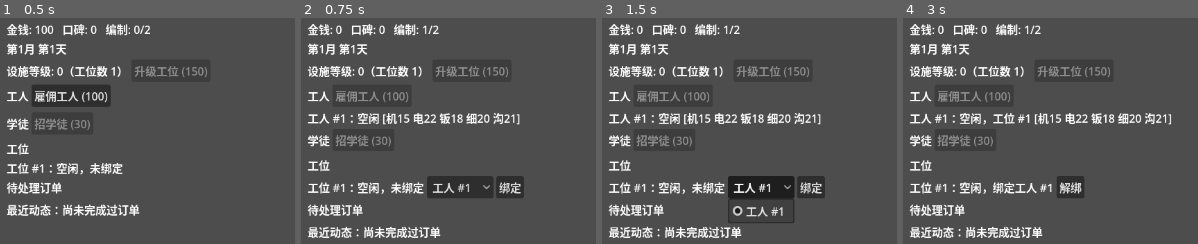
Above: before the commit, frames 1-4 (left to right).
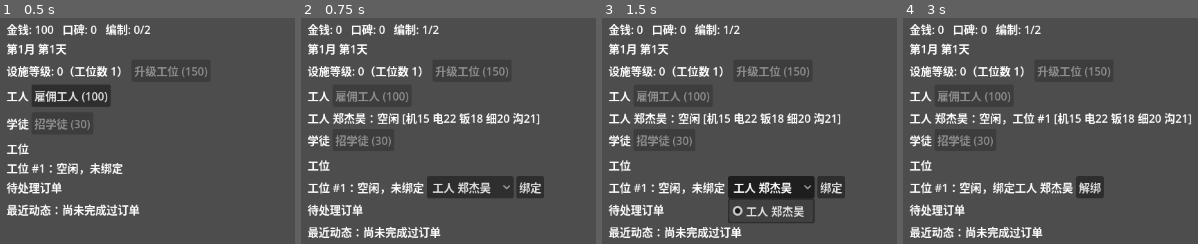
Above: after the commit, the same moments.

Repository: XinLiucc/cocos-game-project
Game: Godot game, scene res://scenes/Main.tscn
Two runs of this game, one before a commit and one after it. Both use one fixed random seed, a clock stepped at 60 frames per second and the inputs below.
Inputs (mouse positions are in pixels of both pictures, inside the frame that each line leads up to):
- Up to frame 1 (0.5 s): no input
- Up to frame 2 (0.75 s): click "雇佣工人 (100)" at 0.5 s
- Up to frame 3 (1.5 s): click (761, 187) at 1.25 s, where only the run before the commit has a clickable "工人 #1"
- Up to frame 4 (3 s): click (1071, 187) at 2 s, where only the run after the commit has a clickable "工人 郑杰昊"; click "绑定" at 2.75 s

Frame 1 is identical in both runs. In frame 2, 3.7% of the frame differs, in the area x 10-83%, y 42-80%; in frame 3, 4.3%; in frame 4, 4.3%, in the area x 10-98%, y 42-80%.

Commit message:
Add random Chinese employee names, replace #id display in UI
Employees get a random surname+given-name at hire time (deduped
against current staff), stored as a name field. All worker/apprentice
UI text in Main.gd (list rows, mentor/station dropdowns, status lines,
exam and job-completion messages) now shows the name instead of #id.
Station numbers are unaffected.

Diff:
--- a/car_repair_shop/scripts/GameState.gd
+++ b/car_repair_shop/scripts/GameState.gd
@@ -49,6 +49,20 @@
 const WORKER_ATTR_MIN := 15
 const WORKER_ATTR_MAX := 25
 const APPRENTICE_ATTR_BASE := 5
+
+# 员工命名：入职时随机分配姓氏+双字名，不可修改，UI 里用名字完全替代 #编号显示
+const _SURNAMES := [
+	"王", "李", "张", "刘", "陈", "杨", "赵", "黄", "周", "吴",
+	"徐", "孙", "马", "朱", "胡", "郭", "何", "高", "林", "罗",
+	"郑", "梁", "谢", "宋", "唐", "许", "韩", "冯", "邓", "曹",
+]
+const _GIVEN_NAME_CHARS := [
+	"伟", "芳", "娜", "敏", "静", "丽", "强", "磊", "军", "洋",
+	"勇", "艳", "杰", "娟", "涛", "明", "超", "霞", "平", "刚",
+	"兰", "秀", "英", "华", "玉", "梅", "燕", "婷", "慧", "萍",
+	"洁", "欣", "悦", "宇", "浩", "辰", "阳", "宁", "昊", "睿",
+	"轩", "泽", "宸", "航", "博", "晨", "曦", "瑞", "嘉", "雨",
+]
 
 # 训练：学徒花钱选一门课，精准培养对应属性。属性总和越接近软上限，单次涨幅越小
 # （留个尾部不会完全练不动），具体课程数值见 resources/courses/*.tres
@@ -164,6 +178,23 @@
 	return attrs
 
 
+func _random_employee_name() -> String:
+	var existing_names: Array = employees.map(func(e: Dictionary) -> String: return e.get("name", ""))
+	var candidate := ""
+	var attempts := 0
+	while attempts < 50:
+		var surname: String = _SURNAMES[randi() % _SURNAMES.size()]
+		var given := "%s%s" % [
+			_GIVEN_NAME_CHARS[randi() % _GIVEN_NAME_CHARS.size()],
+			_GIVEN_NAME_CHARS[randi() % _GIVEN_NAME_CHARS.size()],
+		]
+		candidate = surname + given
+		if not existing_names.has(candidate):
+			break
+		attempts += 1
+	return candidate
+
+
 func _base_apprentice_attributes() -> Dictionary:
 	var attrs := {}
 	for key in ATTRIBUTE_KEYS:
@@ -245,6 +276,7 @@
 	employees.append({
 		"id": _next_employee_id, "kind": "worker", "busy": false, "level": 0,
 		"attributes": _random_worker_attributes(), "mentor_apprentice_id": -1,
+		"name": _random_employee_name(),
 	})
 	_next_employee_id += 1
 	money_changed.emit(money)
@@ -365,6 +397,7 @@
 	employees.append({
 		"id": _next_employee_id, "kind": "apprentice", "busy": false, "level": 0,
 		"attributes": _base_apprentice_attributes(), "pending_points": 0, "qualified": false,
+		"name": _random_employee_name(),
 	})
 	_next_employee_id += 1
 	money_changed.emit(money)
--- a/car_repair_shop/scripts/Main.gd
+++ b/car_repair_shop/scripts/Main.gd
@@ -188,8 +188,9 @@
 		var points: int = game_state.mentor_points_earned(master["attributes"]["precision"])
 		game_state.add_attribute_points(apprentice_id, points)
 		game_state.set_employee_busy(apprentice_id, false)
-		last_result_text = "带教完成：%s，收入 %d，口碑 +%d，学徒 #%d 获得 %d 点属性点" % [
-			order.car_name, actual_payout, order.reputation_gain, apprentice_id, points,
+		var apprentice: Dictionary = game_state.get_employee(apprentice_id)
+		last_result_text = "带教完成：%s，收入 %d，口碑 +%d，学徒 %s 获得 %d 点属性点" % [
+			order.car_name, actual_payout, order.reputation_gain, apprentice["name"], points,
 		]
 	else:
 		last_result_text = "完成：%s，收入 %d，口碑 +%d" % [order.car_name, actual_payout, order.reputation_gain]
@@ -253,11 +254,11 @@
 	var result: Dictionary = game_state.take_exam(employee_id)
 	if result.is_empty():
 		return
+	var e: Dictionary = game_state.get_employee(employee_id)
 	if result["passed"]:
-		var e: Dictionary = game_state.get_employee(employee_id)
-		last_result_text = "考试：学徒 #%d 通过（概率%.0f%%），晋升至 Lv%d" % [employee_id, result["rate"], e["level"]]
+		last_result_text = "考试：学徒 %s 通过（概率%.0f%%），晋升至 Lv%d" % [e["name"], result["rate"], e["level"]]
 	else:
-		last_result_text = "考试：学徒 #%d 未通过（概率%.0f%%），报名费 %d 打水漂" % [employee_id, result["rate"], game_state.EXAM_COST]
+		last_result_text = "考试：学徒 %s 未通过（概率%.0f%%），报名费 %d 打水漂" % [e["name"], result["rate"], game_state.EXAM_COST]
 	_ui_dirty = true
 
 
@@ -297,7 +298,7 @@
 
 func _station_status_text(station: Dictionary) -> String:
 	var worker_id: int = station["worker_id"]
-	var bound_text := "，绑定工人 #%d" % worker_id if worker_id != -1 else "，未绑定"
+	var bound_text := "，绑定工人 %s" % game_state.get_employee(worker_id)["name"] if worker_id != -1 else "，未绑定"
 	var job := _find_job_by_station(station["id"])
 	var status_text := "空闲"
 	if not job.is_empty():
@@ -353,7 +354,7 @@
 	elif not available_ids.is_empty():
 		var apprentice_option := OptionButton.new()
 		for a_id in available_ids:
-			apprentice_option.add_item("学徒 #%d" % a_id)
+			apprentice_option.add_item("学徒 %s" % game_state.get_employee(a_id)["name"])
 			apprentice_option.set_item_metadata(apprentice_option.item_count - 1, a_id)
 		action_container.add_child(apprentice_option)
 
@@ -390,19 +391,19 @@
 				var order: Resource = job["order"]
 				var apprentice_id: int = job.get("apprentice_id", -1)
 				if apprentice_id != -1:
-					status_text = "带教中（%s，学徒#%d）" % [order.car_name, apprentice_id]
+					status_text = "带教中（%s，学徒%s）" % [order.car_name, game_state.get_employee(apprentice_id)["name"]]
 				else:
 					status_text = "工作中（%s）" % order.car_name
 			else:
 				status_text = "工作中"
 
 		var mentor_id: int = w.get("mentor_apprentice_id", -1)
-		var mentor_text := "，带教学徒 #%d" % mentor_id if mentor_id != -1 else ""
+		var mentor_text := "，带教学徒 %s" % game_state.get_employee(mentor_id)["name"] if mentor_id != -1 else ""
 
 		var station_id: int = game_state.station_of_worker(w["id"])
 		var station_text := "，工位 #%d" % station_id if station_id != -1 else ""
 
-		var new_text := "工人 #%d：%s%s%s [%s]" % [w["id"], status_text, station_text, mentor_text, _format_attributes(w["attributes"])]
+		var new_text := "工人 %s：%s%s%s [%s]" % [w["name"], status_text, station_text, mentor_text, _format_attributes(w["attributes"])]
 		var label: Label = entry["label"]
 		if label.text != new_text:
 			label.text = new_text
@@ -483,7 +484,7 @@
 				status_text = "工作中（%s）" % order.car_name
 			elif not mentor_job.is_empty():
 				var order: Resource = mentor_job["order"]
-				status_text = "带教中（%s，师傅#%d）" % [order.car_name, mentor_job["employee_id"]]
+				status_text = "带教中（%s，师傅%s）" % [order.car_name, game_state.get_employee(mentor_job["employee_id"])["name"]]
 			else:
 				status_text = "忙碌中"
 
@@ -492,12 +493,12 @@
 		var qualified_tag := "[已转正] " if qualified else ""
 		var pending_points: int = a.get("pending_points", 0)
 		var mentor_worker_id: int = game_state.mentor_of(a["id"])
-		var mentor_text := "，带教师傅 #%d" % mentor_worker_id if mentor_worker_id != -1 else ""
+		var mentor_text := "，带教师傅 %s" % game_state.get_employee(mentor_worker_id)["name"] if mentor_worker_id != -1 else ""
 		var station_id: int = game_state.station_of_worker(a["id"])
 		var station_text := "，工位 #%d" % station_id if station_id != -1 else ""
-		var new_status_text := "%s学徒 #%d：Lv%d，月薪 %d，待分配点数 %d，%s%s%s [%s]" % [
+		var new_status_text := "%s学徒 %s：Lv%d，月薪 %d，待分配点数 %d，%s%s%s [%s]" % [
 			qualified_tag,
-			a["id"],
+			a["name"],
 			a["level"],
 			salary,
 			pending_points,
@@ -603,7 +604,7 @@
 	elif not available_worker_ids.is_empty():
 		var worker_option := OptionButton.new()
 		for w_id in available_worker_ids:
-			worker_option.add_item("工人 #%d" % w_id)
+			worker_option.add_item("工人 %s" % game_state.get_employee(w_id)["name"])
 			worker_option.set_item_metadata(worker_option.item_count - 1, w_id)
 		action_container.add_child(worker_option)
 
